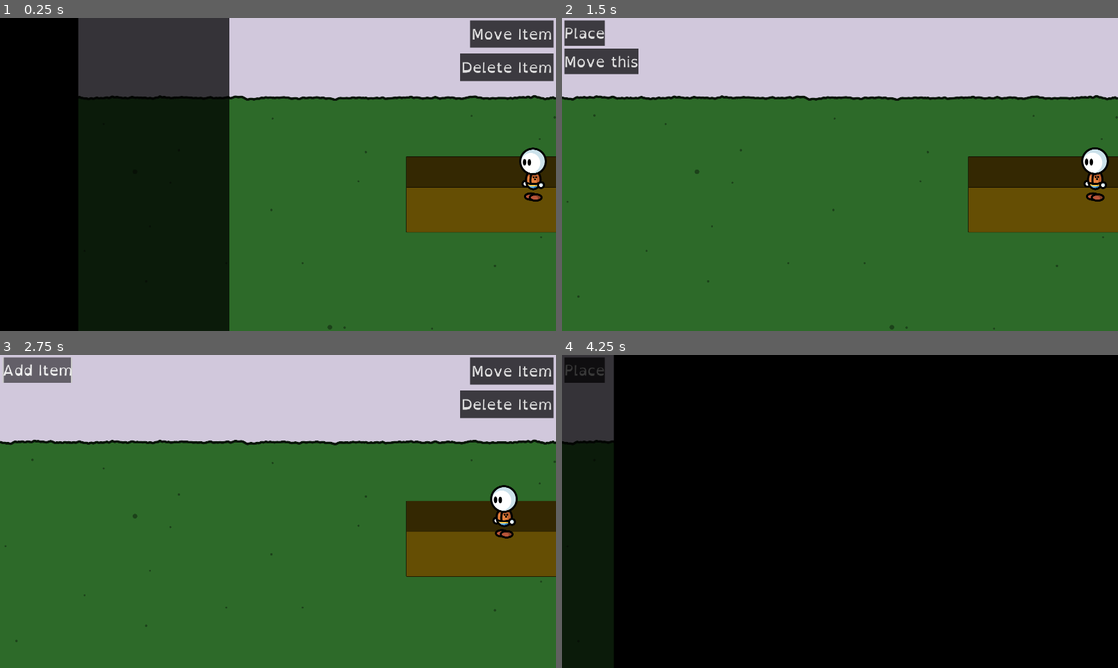
Above: before the commit, frames 1-4 (two rows, left to right).
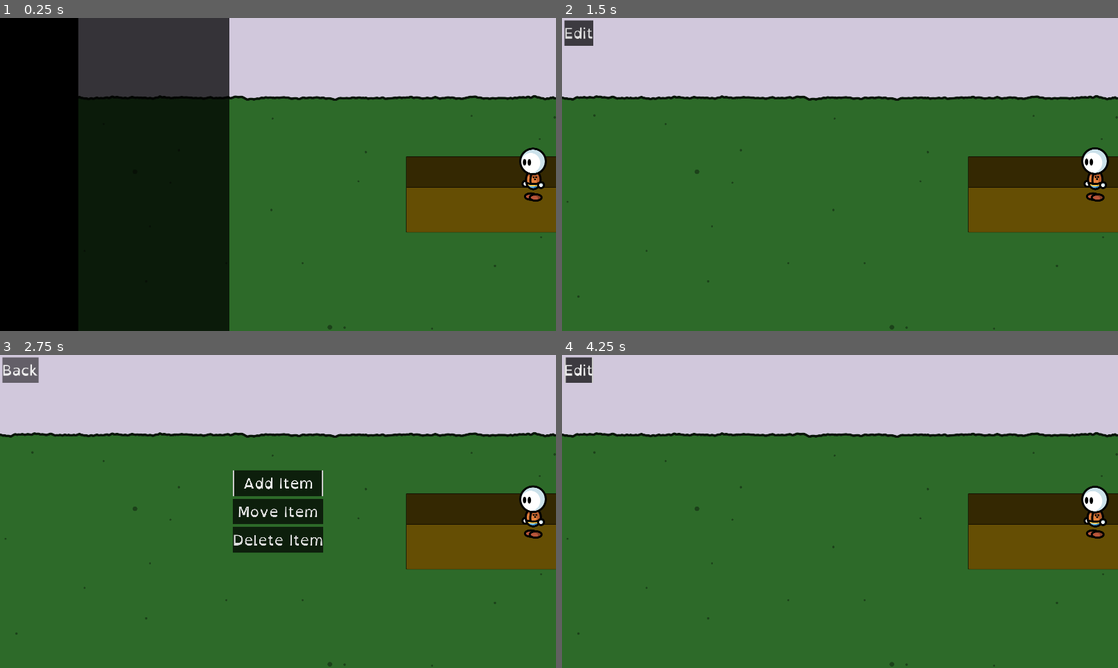
Above: after the commit, the same moments.

Repository: fupicat/szabandoned-0
Game: Godot game, scene res://Scenes/Places/House.tscn
Two runs of this game, one before a commit and one after it. Both use one fixed random seed, a clock stepped at 60 frames per second and the inputs below.
Inputs (mouse positions are in pixels of both pictures, inside the frame that each line leads up to):
- Up to frame 1 (0.25 s): no input
- Up to frame 2 (1.5 s): click "Add Item" (after the commit: "Edit") at 0.5 s; click (1073, 33) at 1.25 s, where only the run before the commit has a clickable "Move Item"
- Up to frame 3 (2.75 s): click "Place" (after the commit: "Edit") at 2 s
- Up to frame 4 (4.25 s): click "Add Item" (after the commit: "Back") at 2.75 s; click (606, 652) at 3.5 s, where only the run before the commit has a clickable "Small Room"

The runs differ from the first frame. In frame 1, 2.6% of the frame differs, in the area x 82-100%, y 0-21%; in frame 2, 1.3%; in frame 3, 13%; in frame 4, 99%, in the area x 0-100%, y 0-100%.

Commit message:
Full keyboard/controller support for house editing

Diff:
--- a/Scenes/Places/House.tscn
+++ b/Scenes/Places/House.tscn
@@ -22,6 +22,12 @@
 [sub_resource type="RectangleShape2D" id=4]
 extents = Vector2( 556.749, 217.628 )
 
+[sub_resource type="InputEventAction" id=5]
+action = "mode"
+
+[sub_resource type="ShortCut" id=6]
+shortcut = SubResource( 5 )
+
 [node name="House" type="Node2D"]
 script = ExtResource( 1 )
 __meta__ = {
@@ -111,7 +117,11 @@
 margin_right = 84.0
 margin_bottom = 28.0
 mouse_default_cursor_shape = 2
-text = "Add Item"
+shortcut = SubResource( 6 )
+text = "Edit"
+__meta__ = {
+"_edit_use_anchors_": false
+}
 
 [node name="Select" type="Button" parent="HouseUI/UI"]
 margin_left = 8.0
@@ -121,23 +131,39 @@
 mouse_default_cursor_shape = 2
 text = "Select"
 
-[node name="Move" type="Button" parent="HouseUI/UI"]
-anchor_left = 1.0
-anchor_right = 1.0
-margin_left = -297.0
-margin_top = 8.0
-margin_right = -8.0
-margin_bottom = 102.0
+[node name="V" type="VBoxContainer" parent="HouseUI/UI"]
+anchor_left = 0.5
+anchor_top = 0.5
+anchor_right = 0.5
+anchor_bottom = 0.5
+margin_left = -156.0
+margin_top = -142.0
+margin_right = 156.0
+margin_bottom = 142.0
+custom_constants/separation = 10
+__meta__ = {
+"_edit_use_anchors_": false
+}
+
+[node name="Add" type="Button" parent="HouseUI/UI/V"]
+margin_right = 312.0
+margin_bottom = 88.0
+text = "Add Item"
+
+[node name="Move" type="Button" parent="HouseUI/UI/V"]
+margin_top = 98.0
+margin_right = 312.0
+margin_bottom = 186.0
 text = "Move Item"
 
-[node name="Delete" type="Button" parent="HouseUI/UI"]
-anchor_left = 1.0
-anchor_right = 1.0
-margin_left = -332.0
-margin_top = 122.65
-margin_right = -8.0
-margin_bottom = 216.65
+[node name="Delete" type="Button" parent="HouseUI/UI/V"]
+margin_top = 196.0
+margin_right = 312.0
+margin_bottom = 284.0
 text = "Delete Item"
+__meta__ = {
+"_edit_use_anchors_": false
+}
 
 [node name="Items" type="ScrollContainer" parent="HouseUI/UI"]
 anchor_top = 1.0
@@ -145,6 +171,9 @@
 anchor_bottom = 1.0
 margin_top = -106.0
 scroll_vertical_enabled = false
+__meta__ = {
+"_edit_use_anchors_": false
+}
 
 [node name="H" type="HBoxContainer" parent="HouseUI/UI/Items"]
 margin_right = 562.0
@@ -179,8 +208,9 @@
 [connection signal="body_entered" from="ToTown" to="." method="_on_Exit_body_entered"]
 [connection signal="pressed" from="HouseUI/UI/Mode" to="HouseUI" method="_on_Mode_pressed"]
 [connection signal="pressed" from="HouseUI/UI/Select" to="HouseUI" method="_on_Select_pressed"]
-[connection signal="pressed" from="HouseUI/UI/Move" to="HouseUI" method="_on_Move_pressed"]
-[connection signal="pressed" from="HouseUI/UI/Delete" to="HouseUI" method="_on_Delete_pressed"]
+[connection signal="pressed" from="HouseUI/UI/V/Add" to="HouseUI" method="_on_Add_pressed"]
+[connection signal="pressed" from="HouseUI/UI/V/Move" to="HouseUI" method="_on_Move_pressed"]
+[connection signal="pressed" from="HouseUI/UI/V/Delete" to="HouseUI" method="_on_Delete_pressed"]
 [connection signal="pressed" from="HouseUI/UI/Items/H/SmallRoom" to="HouseUI" method="_on_SmallRoom_pressed"]
 [connection signal="pressed" from="HouseUI/UI/Items/H/Sofa" to="HouseUI" method="_on_Sofa_pressed"]
 [connection signal="pressed" from="HouseUI/UI/Items/H/Sign" to="HouseUI" method="_on_Sign_pressed"]
--- a/Scenes/Player.tscn
+++ b/Scenes/Player.tscn
@@ -85,8 +85,6 @@
 current = true
 zoom = Vector2( 1.7, 1.7 )
 process_mode = 0
-drag_margin_h_enabled = false
-drag_margin_v_enabled = false
 smoothing_enabled = true
 
 [node name="Actions" type="Node2D" parent="."]
--- a/Scripts/Places/House.gd
+++ b/Scripts/Places/House.gd
@@ -36,7 +36,9 @@
         $Player.position.y -= 10
 
 func _input(event):
-    if (event.is_action_pressed("action") and edit_mode and !move_mode and !delete_mode) or event.is_action_pressed("mode"):
+    if event.is_action_pressed("action") and edit_mode and !move_mode and !delete_mode:
+        if on_UI:
+            return
         switch_edit_mode()
     if event.is_action_pressed('action') and move_mode:
         move_obj()
@@ -47,15 +49,18 @@
 func switch_edit_mode(): # Returns true if switched.
     $Player.target = null
     if edit_mode:
+        $Player.can_walk = true
         var cant = false
         for node in get_tree().get_nodes_in_group("Interactable"):
+            if !node.move:
+                continue
             if !node.place():
                 cant = true
         if cant:
             print("One of the items could not be placed.")
             return false
 
-        $HouseUI/UI/Mode.text = "Add Item"
+        $HouseUI/UI/Mode.text = "Edit"
         $HouseUI/UI/Items.hide()
         edit_mode = false
         $Player.global_position = old_xy
@@ -63,12 +68,11 @@
         $Player.show()
         $Player/CollisionShape2D.disabled = false
         $Player.position = Vector2(3195, 1522)
-        $HouseUI/UI/Move.show()
-        $HouseUI/UI/Delete.show()
         move_mode = false
         delete_mode = false
         $HouseUI/UI/Select.hide()
     else:
+        $Player.can_walk = true
         $HouseUI/UI/Mode.text = "Place"
         if delete_mode:
             $HouseUI/UI/Mode.text = "Back"
@@ -84,8 +88,6 @@
         if move_mode or delete_mode:
             $HouseUI/UI/Items.hide()
             $Player.show()
-        $HouseUI/UI/Move.hide()
-        $HouseUI/UI/Delete.hide()
         $HouseUI/UI/Select.text = 'Move this'
         if move_mode or delete_mode:
             $HouseUI/UI/Select.show()
--- a/Scripts/Player.gd
+++ b/Scripts/Player.gd
@@ -22,10 +22,11 @@
     var xdir = int(Input.is_action_pressed("right")) - int(Input.is_action_pressed("left"))
     move.x = lerp(move.x, (SPEED + run) * xdir, SLIP) * int(can_walk)
 
-    if xdir == 1:
-        $Scrat.scale.x = 1
-    elif xdir == -1:
-        $Scrat.scale.x = -1
+    if can_walk:
+        if xdir == 1:
+            $Scrat.scale.x = 1
+        elif xdir == -1:
+            $Scrat.scale.x = -1
 
     if target != null:
         $Scrat.scale.x = 1
@@ -40,7 +41,6 @@
             move = Vector2(0, 0)
             global_position = target
             target = null
-            can_walk = true
             emit_signal('got_there')
 
     move = move_and_slide(move)
@@ -108,7 +108,7 @@
         for node in get_tree().get_nodes_in_group('Exit'):
             if node.on_me:
                 target = node.global_position
-    else:
+    elif !can_animate:
         cancel_action()
 
 func walk_to(var obj):
--- a/Scripts/UI/HouseUI.gd
+++ b/Scripts/UI/HouseUI.gd
@@ -5,6 +5,7 @@
 func _ready():
     $UI/Items.hide()
     $UI/Select.hide()
+    $UI/V.hide()
     for node in $UI.get_children():
         if node is Button:
             node.connect('mouse_entered', $".", '_on_mouse_entered')
@@ -16,9 +17,24 @@
         node.connect('mouse_exited', $".", '_on_mouse_exited')
         node.connect('focus_entered', $".", '_on_mouse_entered')
         node.connect('focus_exited', $".", '_on_mouse_exited')
+    for node in $UI/V.get_children():
+        node.connect('mouse_entered', $".", '_on_mouse_entered')
+        node.connect('mouse_exited', $".", '_on_mouse_exited')
+        node.connect('focus_entered', $".", '_on_mouse_entered')
+        node.connect('focus_exited', $".", '_on_mouse_exited')
 
 func _on_Mode_pressed():
-    get_parent().switch_edit_mode()
+    if get_parent().edit_mode:
+        get_parent().switch_edit_mode()
+    elif $UI/V.visible:
+        $UI/Mode.text = 'Edit'
+        $UI/V.hide()
+        get_parent().get_node("Player").can_walk = true
+    else:
+        get_parent().get_node("Player").can_walk = false
+        $UI/Mode.text = 'Back'
+        $UI/V.show()
+        $UI/V/Add.grab_focus()
 
 func _on_SmallRoom_pressed():
     get_parent().add_placeable(load("res://Scenes/Placeables/SmallRoom.tscn"))
@@ -26,6 +42,7 @@
 func _on_Move_pressed():
     get_parent().move_mode = true
     get_parent().switch_edit_mode()
+    $UI/V.hide()
 
 func _on_Sofa_pressed():
     get_parent().add_placeable(load("res://Scenes/Placeables/Sofa.tscn"))
@@ -33,20 +50,24 @@
 func _on_Delete_pressed():
     get_parent().delete_mode = true
     get_parent().switch_edit_mode()
+    $UI/V.hide()
 
 func _on_Sign_pressed():
     get_parent().add_placeable(load("res://Scenes/Placeables/Sign.tscn"))
 
 func _on_mouse_entered():
     get_parent().on_UI = true
-    print(get_parent().on_UI)
 
 func _on_mouse_exited():
     get_parent().on_UI = false
-    print(get_parent().on_UI)
 
 func _on_Select_pressed():
     if get_parent().move_mode:
         get_parent().move_obj()
     elif get_parent().delete_mode:
         get_parent().delete_obj()
+
+func _on_Add_pressed():
+    get_parent().switch_edit_mode()
+    $UI/V.hide()
+    $UI/Items/H/SmallRoom.grab_focus()
--- a/project.godot
+++ b/project.godot
@@ -35,6 +35,37 @@
 
 [input]
 
+ui_accept={
+"deadzone": 0.5,
+"events": [ Object(InputEventKey,"resource_local_to_scene":false,"resource_name":"","device":0,"alt":false,"shift":false,"control":false,"meta":false,"command":false,"pressed":false,"scancode":16777221,"unicode":0,"echo":false,"script":null)
+, Object(InputEventKey,"resource_local_to_scene":false,"resource_name":"","device":0,"alt":false,"shift":false,"control":false,"meta":false,"command":false,"pressed":false,"scancode":16777222,"unicode":0,"echo":false,"script":null)
+, Object(InputEventKey,"resource_local_to_scene":false,"resource_name":"","device":0,"alt":false,"shift":false,"control":false,"meta":false,"command":false,"pressed":false,"scancode":32,"unicode":0,"echo":false,"script":null)
+, Object(InputEventJoypadButton,"resource_local_to_scene":false,"resource_name":"","device":0,"button_index":0,"pressure":0.0,"pressed":false,"script":null)
+, Object(InputEventKey,"resource_local_to_scene":false,"resource_name":"","device":0,"alt":false,"shift":false,"control":false,"meta":false,"command":false,"pressed":false,"scancode":88,"unicode":0,"echo":false,"script":null)
+ ]
+}
+ui_select={
+"deadzone": 0.5,
+"events": [ Object(InputEventKey,"resource_local_to_scene":false,"resource_name":"","device":0,"alt":false,"shift":false,"control":false,"meta":false,"command":false,"pressed":false,"scancode":32,"unicode":0,"echo":false,"script":null)
+, Object(InputEventJoypadButton,"resource_local_to_scene":false,"resource_name":"","device":0,"button_index":3,"pressure":0.0,"pressed":false,"script":null)
+, Object(InputEventKey,"resource_local_to_scene":false,"resource_name":"","device":0,"alt":false,"shift":false,"control":false,"meta":false,"command":false,"pressed":false,"scancode":88,"unicode":0,"echo":false,"script":null)
+ ]
+}
+ui_cancel={
+"deadzone": 0.5,
+"events": [ Object(InputEventKey,"resource_local_to_scene":false,"resource_name":"","device":0,"alt":false,"shift":false,"control":false,"meta":false,"command":false,"pressed":false,"scancode":16777217,"unicode":0,"echo":false,"script":null)
+, Object(InputEventJoypadButton,"resource_local_to_scene":false,"resource_name":"","device":0,"button_index":1,"pressure":0.0,"pressed":false,"script":null)
+, Object(InputEventKey,"resource_local_to_scene":false,"resource_name":"","device":0,"alt":false,"shift":false,"control":false,"meta":false,"command":false,"pressed":false,"scancode":90,"unicode":0,"echo":false,"script":null)
+ ]
+}
+ui_focus_next={
+"deadzone": 0.5,
+"events": [  ]
+}
+ui_focus_prev={
+"deadzone": 0.5,
+"events": [  ]
+}
 up={
 "deadzone": 0.5,
 "events": [ Object(InputEventKey,"resource_local_to_scene":false,"resource_name":"","device":0,"alt":false,"shift":false,"control":false,"meta":false,"command":false,"pressed":false,"scancode":16777232,"unicode":0,"echo":false,"script":null)
Not shown: 1 places in Scenes/Places/House.tscn that only renumber resources
